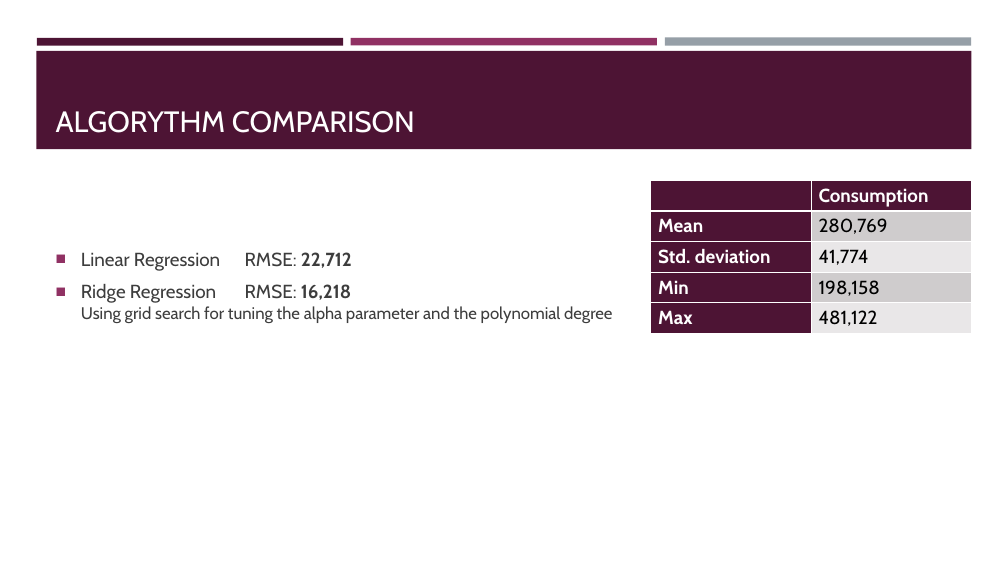
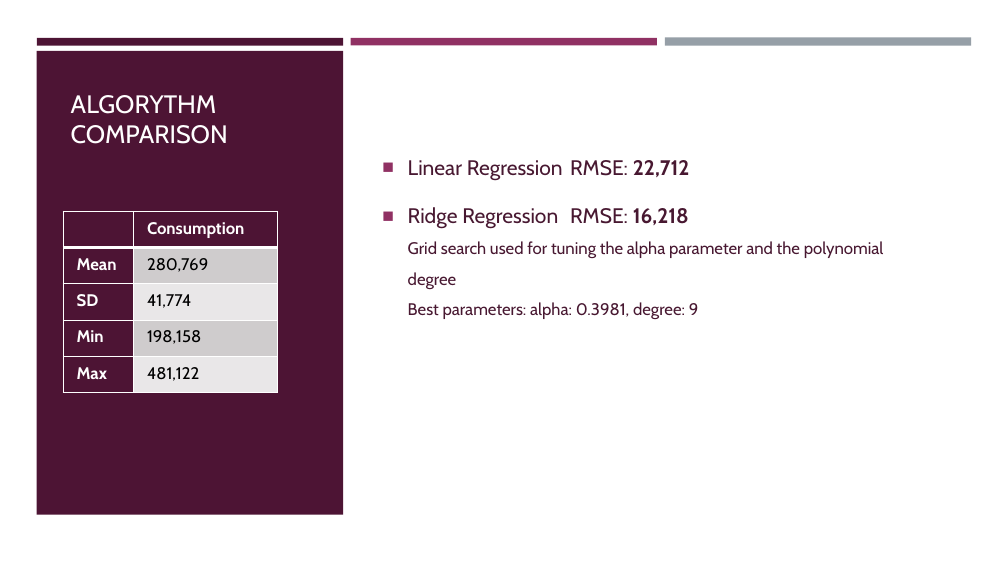
Before and after one commit to rudymalhi/data-science-course-final-project, a slide deck: slide 9 of Energy Consumtion Presentation.pptx (slide 8 before the commit). Drawn at 1008x567 pixels with LibreOffice and Linux fonts; fonts in the diff are those of the drawing. Boxes give left, top, right and bottom in pixels: in the first picture for what was removed or moved away, otherwise in the second. Text is boxed around its words. In the diff, an @@ line names an element or a change of style, - is before the commit and + after.

```diff
--- a/Energy Consumtion Presentation.pptx
+++ b/Energy Consumtion Presentation.pptx
@@ background #FFFFFF to #000000 @@
@@ rectangle added at bbox=[0, 0, 1008, 567], fill #FFFFFF @@
@@ rectangle removed at bbox=[36, 51, 972, 149] @@
@@ rectangle added at bbox=[36, 51, 343, 515], fill #4D1434 @@
@@ title "ALGORYTHM COMPARISON": place and size @@
-title "ALGORYTHM COMPARISON" at bbox=[56, 111, 415, 133]
+title "ALGORYTHM COMPARISON" at bbox=[71, 95, 228, 144]
@@ title "ALGORYTHM COMPARISON" at bbox=[71, 95, 228, 144]: size 28 to 24 pt @@
@@ text "Linear Regression RMSE: 22,712": place and size @@
-text "Linear Regression RMSE: 22,712" at bbox=[81, 252, 612, 323]
+text "Linear Regression RMSE: 22,712" at bbox=[408, 160, 884, 319]
@@ text "Linear Regression RMSE: 22,712" at bbox=[408, 160, 884, 319]: vertical alignment middle to top @@
@@ text at bbox=[408, 160, 690, 181]: size 18 to 20 pt, text colour #3D3D3D to #481831 in "Linear Regression RMSE: 22,712"; indent changed; line spacing 1 to 1.5 @@
@@ text at bbox=[408, 207, 884, 319]: text changed; text colour #3D3D3D to #481831 @@
-■ Ridge Regression RMSE: 16,218
-  Using grid search for tuning the alpha parameter and the polynomial degree
+■ Ridge Regression RMSE: 16,218
+  Grid search used for tuning the alpha parameter and the polynomial degree
+  Best parameters: alpha: 0.3981, degree: 9
@@ table at bbox=[64, 212, 278, 393] @@
-row 3, column 1: Std. deviation
+row 3, column 1: SD
@@ size 18 to 16 pt @@
@@ table: place and size @@
-table at bbox=[651, 180, 972, 333]
+table at bbox=[64, 212, 278, 393]
```
Also in this commit, not shown: 1 other slide changed, 3 slides added, 2 slides removed.
